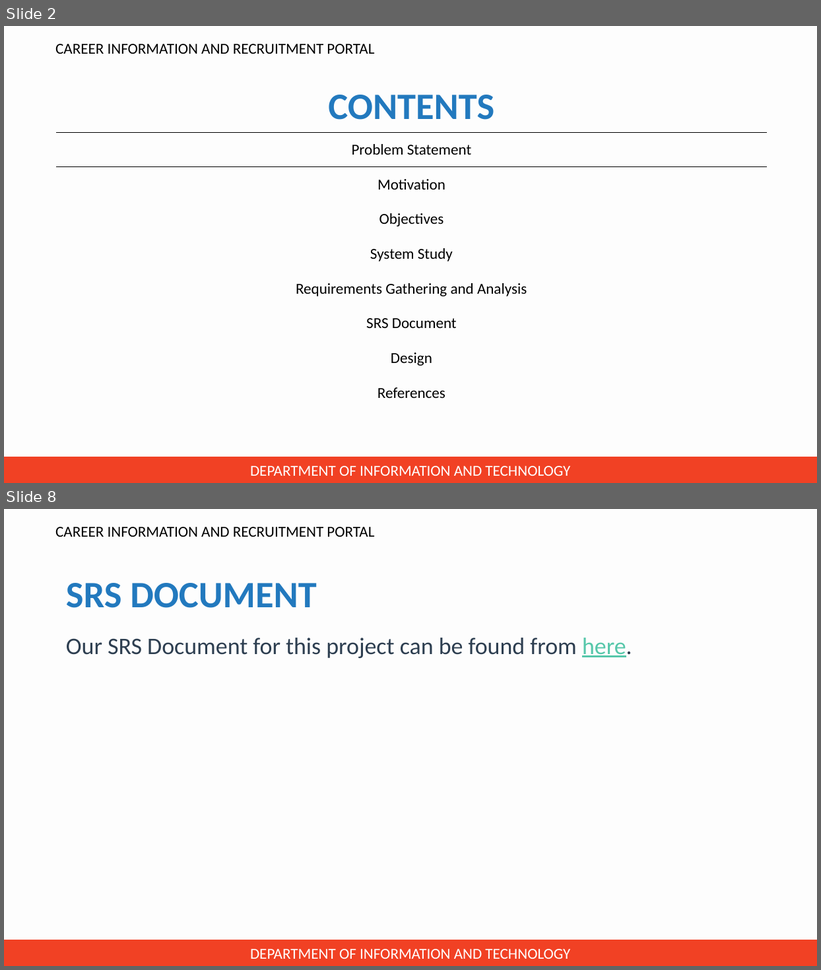
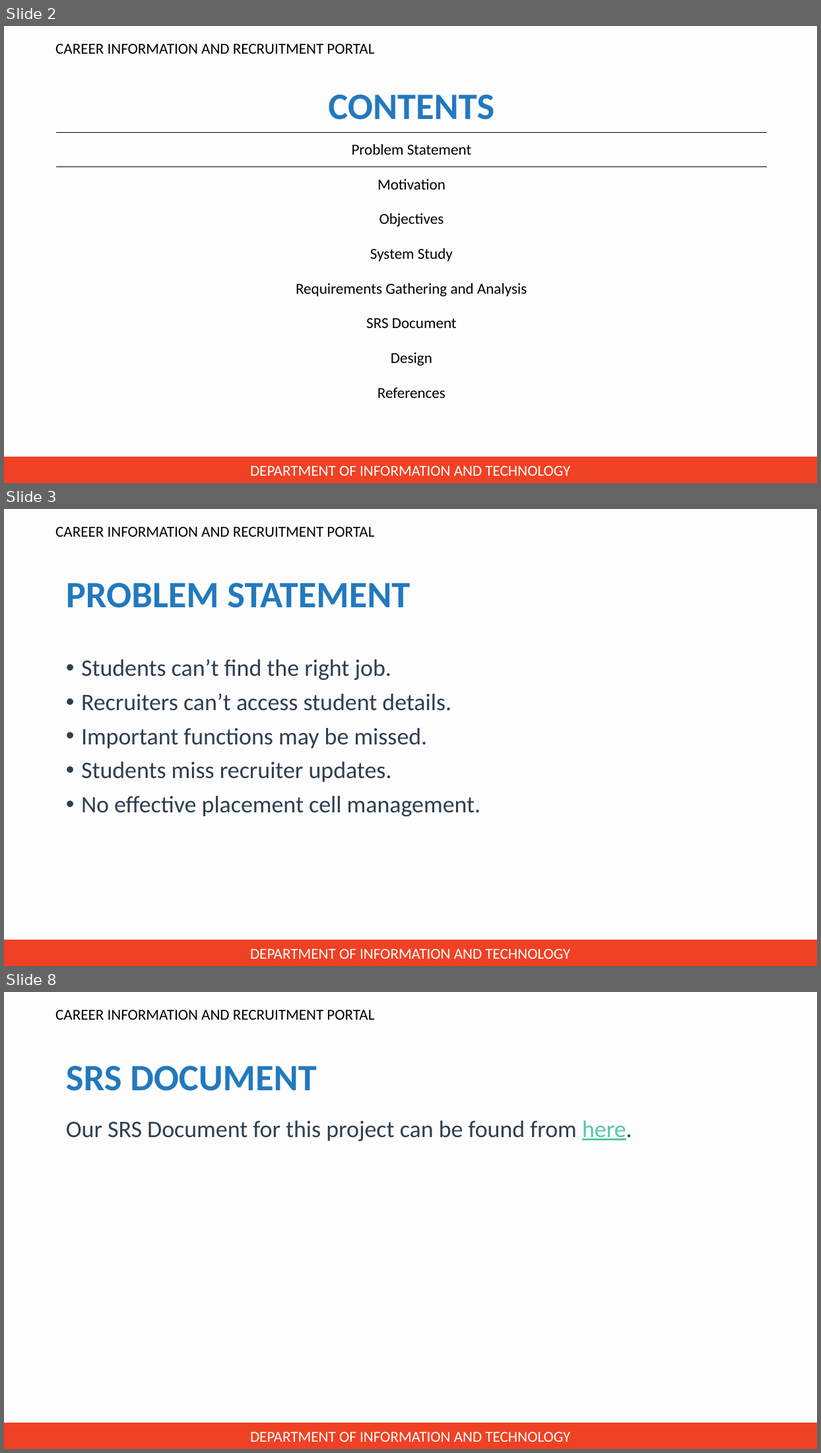
Before and after one commit to jincy-p-janardhanan/Career-Information-and-Recruitment-Portal, a slide deck: Presentation for zeroth review/PPT for zeroth review.pptx. Shown one above the other, each under a label of ours: slides 2 and 8 before the commit, slides 2, 3 and 8 after it; the slides between them are not shown. The pictures are 821x970 and 821x1453 pixels, drawn with LibreOffice and Linux fonts; fonts in the diff are those of the drawing; background and template pictures are left out. Boxes give left, top, right and bottom in pixels: in the first picture for what was removed or moved away, otherwise in the second. Text is boxed around its words. In the diff, an @@ line names an element or a change of style, - is before the commit and + after.

```diff
--- a/Presentation for zeroth review/PPT for zeroth review.pptx
+++ b/Presentation for zeroth review/PPT for zeroth review.pptx
@@ slide 3 added at bbox=[4, 509, 817, 966], background #F2F2F2 at 9% opacity; not listed: 2 template elements that a slide beside it also shows @@
@@ title added at bbox=[66, 583, 410, 608], 44 pt, text #2279BE, bold @@
+PROBLEM STATEMENT
@@ text added at bbox=[81, 659, 481, 817], 28 pt, text #2D3E50 @@
+• Students can’t find the right job.
+• Recruiters can’t access student details.
+• Important functions may be missed.
+• Students miss recruiter updates.
+• No effective placement cell management.
```
Also in this commit, not shown: 3 slides changed, 2 other slides added, 3 slides removed.
